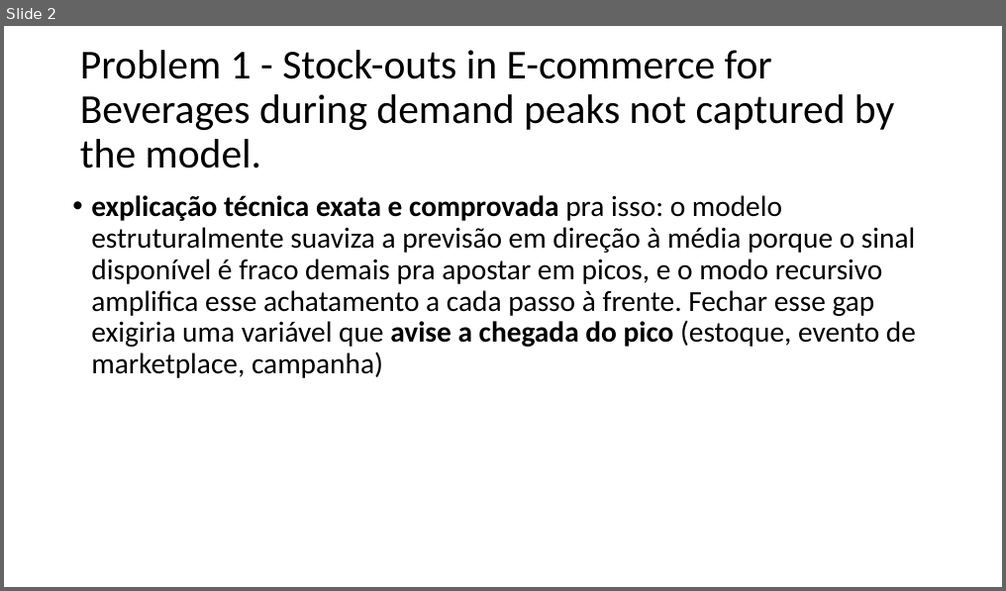
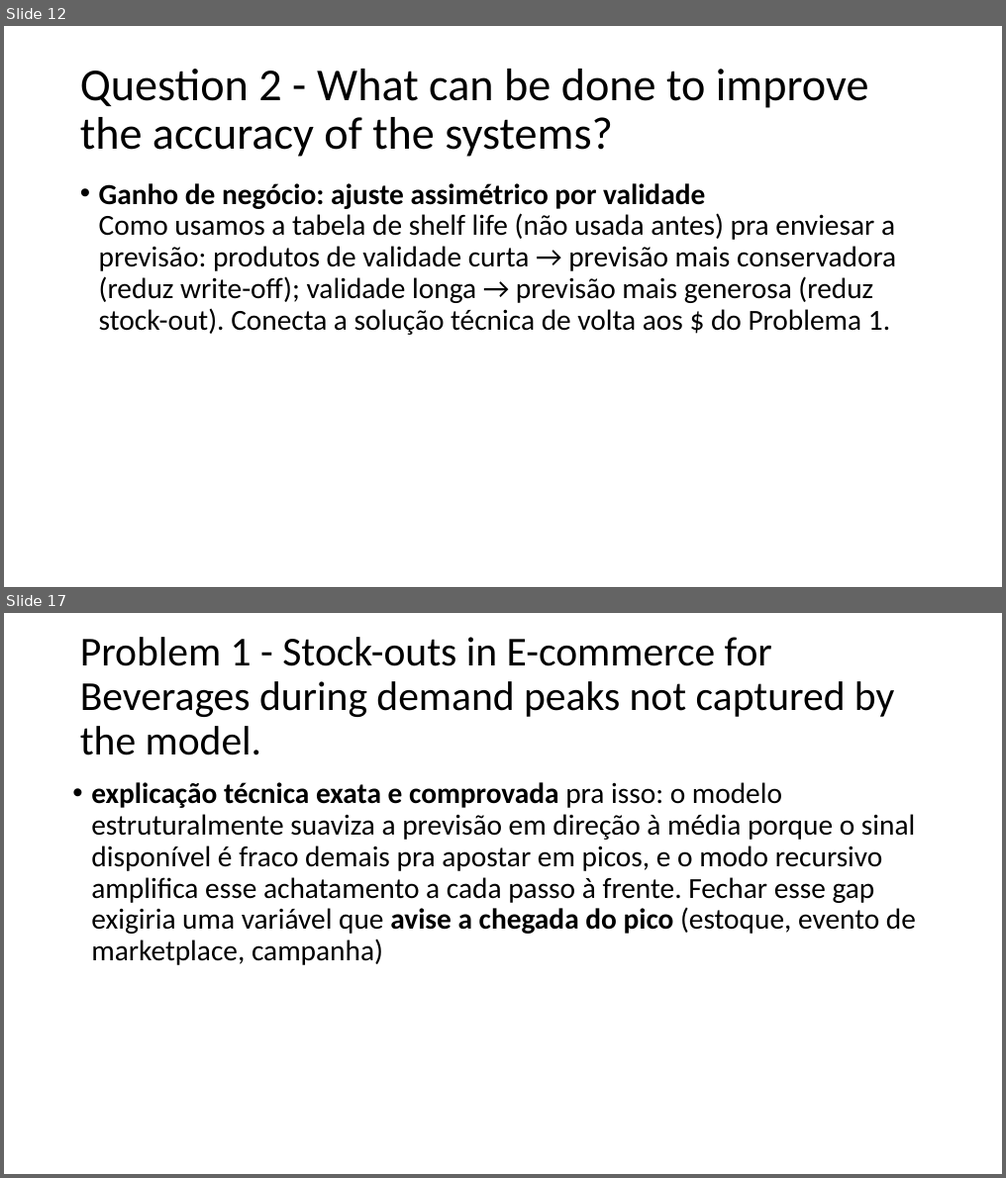
Before and after one commit to Priscila-Portela/mdlz-selec, a slide deck: Business case.pptx. Shown one above the other, each under a label of ours: slide 2 before the commit, slides 12 and 17 after it; the slides between them are not shown. The pictures are 1006x591 and 1006x1178 pixels, drawn with LibreOffice and Linux fonts; fonts in the diff are those of the drawing. Boxes give left, top, right and bottom in pixels: in the first picture for what was removed or moved away, otherwise in the second. Text is boxed around its words. In the diff, an @@ line names an element or a change of style, - is before the commit and + after.

```diff
--- a/Business case.pptx
+++ b/Business case.pptx
@@ slide 12 added at [4, 26, 1002, 587], background #FFFFFF @@
@@ title added at [80, 69, 869, 157], 44 pt, text #000000 @@
+Question 2 - What can be done to improve the accuracy of the systems?
@@ text added at [99, 183, 896, 335], 28 pt, text #000000 @@
+• Ganho de negócio: ajuste assimétrico por validade
+  Como usamos a tabela de shelf life (não usada antes) pra enviesar a previsão: produtos de validade curta → previsão mais conservadora (reduz write-off); validade longa → previsão mais generosa (reduz stock-out). Conecta a solução técnica de volta aos $ do Problema 1.
@@ what was slide 2 is now slide 17 @@
```
Also in this commit, not shown: 2 slides changed, 15 other slides added, 31 other files.
